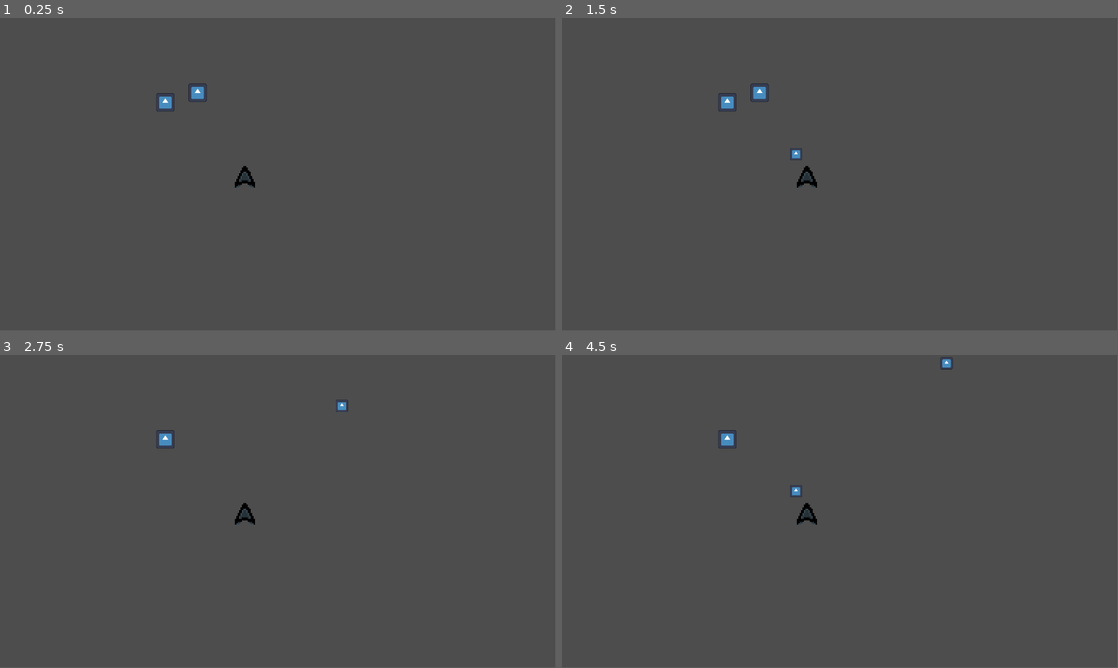
Above: before the commit, frames 1-4 (two rows, left to right).
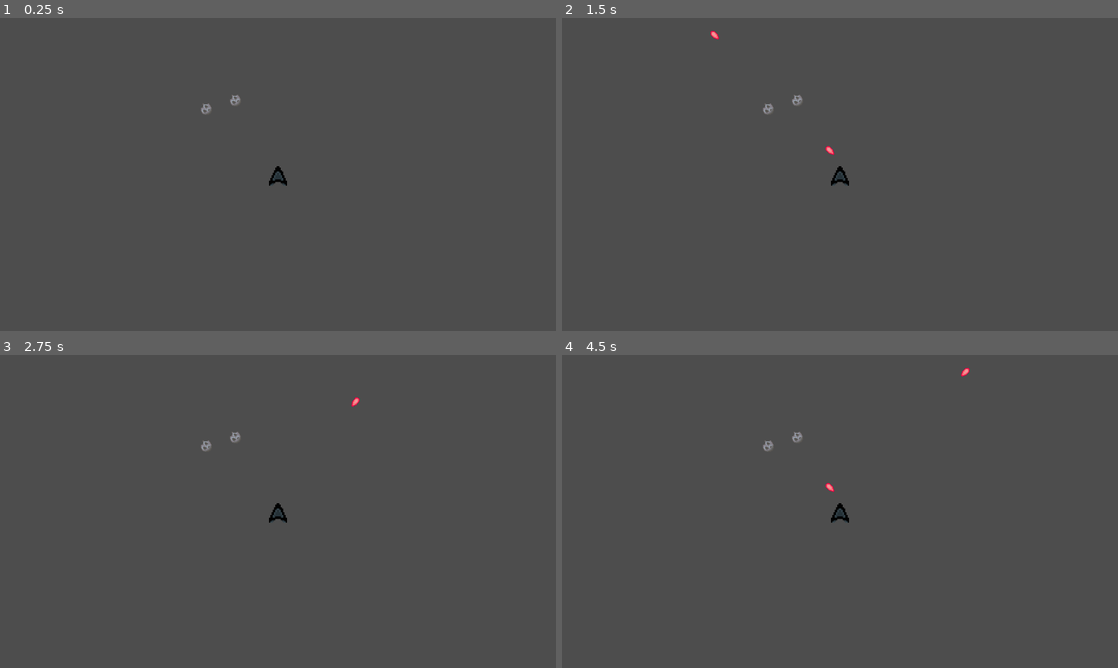
Above: after the commit, the same moments.

Repository: aenton89/deckship
Game: Godot game, scene res://scenes/main.tscn
The game is run twice, just before and just after one commit, with the same random seed, the same clock (stepped at 60 frames per second) and the same inputs. The engine's default icon, where the game draws it, is replaced by a stand-in: a white triangle on a blue panel in a dark square.
Inputs (mouse positions are in pixels of both pictures, inside the frame that each line leads up to):
- Up to frame 1 (0.25 s): no input
- Up to frame 2 (1.5 s): tap Enter at 0.5 s; move the mouse to (806, 174) at 0.52 s; tap 1 at 0.6 s; click (806, 174) at 0.67 s; tap 2 at 0.8, 1.35 s; tap Space at 1.25 s; move the mouse to (728, 190) at 1.27 s; click (728, 190) at 1.42 s
- Up to frame 3 (2.75 s): tap 1 at 1.55, 2.1 s; move the mouse to (333, 442) at 2.02 s; click (333, 442) at 2.17 s; tap 2 at 2.3 s
- Up to frame 4 (4.5 s): move the mouse to (812, 574) at 2.77 s; tap 2 at 2.85, 3.8, 4.35 s; click (812, 574) at 2.92 s; tap 1 at 3.05, 3.6 s; move the mouse to (1006, 558) at 3.52 s; click (1006, 558) at 3.67 s; move the mouse to (673, 464) at 4.27 s; click (673, 464) at 4.42 s
In our replay, the window is 799x449 before the commit and 800x450 after it. These sizes can differ from the game's own. Grey fills any space a smaller window leaves; there, only what the larger window draws over its background counts as a difference.

The runs differ from the first frame. In frame 1, 0.6% of the frame differs, in the area x 28-52%, y 20-55%; in frame 2, 0.7%, in the area x 26-52%, y 4-55%; in frame 3, 0.5%; in frame 4, 0.6%.

Commit message:
cleanup before coming back to work

Diff:
--- a/project.godot
+++ b/project.godot
@@ -19,6 +19,12 @@
 
 _global="*res://scritps/global.gd"
 
+[display]
+
+window/size/viewport_width=1280
+window/size/viewport_height=720
+
 [global_group]
 
 player=""
+destructable=""
--- a/scenes/bullet.tscn
+++ b/scenes/bullet.tscn
@@ -1,23 +1,27 @@
 [gd_scene load_steps=4 format=3 uid="uid://xgc080aq5ram"]
 
-[ext_resource type="Texture2D" uid="uid://bg28d7fqbw2vh" path="res://assets/icon.svg" id="1_mkf8s"]
 [ext_resource type="Script" uid="uid://j2cf6nns6nfb" path="res://scritps/bullet.gd" id="1_y25gk"]
+[ext_resource type="Texture2D" uid="uid://cfren1fuj5u2c" path="res://assets/bullet.png" id="2_y25gk"]
 
 [sub_resource type="RectangleShape2D" id="RectangleShape2D_mkf8s"]
-size = Vector2(126, 126)
+size = Vector2(40, 80)
 
 [node name="bullet" type="Area2D"]
 script = ExtResource("1_y25gk")
 metadata/_custom_type_script = "uid://j2cf6nns6nfb"
 
-[node name="CollisionShape2D" type="CollisionShape2D" parent="."]
-position = Vector2(1, -1)
-scale = Vector2(0.2, 0.2)
+[node name="bullet sprite" type="Sprite2D" parent="."]
+texture_filter = 1
+position = Vector2(0, 1)
+scale = Vector2(1.5, 1.5)
+texture = ExtResource("2_y25gk")
+
+[node name="collision shape" type="CollisionShape2D" parent="."]
+position = Vector2(6.85453e-07, 1)
+scale = Vector2(0.3, 0.3)
 shape = SubResource("RectangleShape2D_mkf8s")
 
-[node name="Icon" type="Sprite2D" parent="."]
-position = Vector2(1, -1)
-scale = Vector2(0.2, 0.2)
-texture = ExtResource("1_mkf8s")
+[node name="life time" type="Timer" parent="."]
 
 [connection signal="body_entered" from="." to="." method="_on_body_entered"]
+[connection signal="timeout" from="life time" to="." method="_on_life_timer_timeout"]
--- a/scenes/player.tscn
+++ b/scenes/player.tscn
@@ -1,27 +1,36 @@
-[gd_scene load_steps=3 format=3 uid="uid://2bbk1qjegcs4"]
+[gd_scene load_steps=4 format=3 uid="uid://2bbk1qjegcs4"]
 
 [ext_resource type="Script" uid="uid://bbq6o0cs6omi5" path="res://scritps/ship.gd" id="1_g2els"]
 [ext_resource type="Texture2D" uid="uid://dlp4yjuopowty" path="res://assets/ship.png" id="2_g2els"]
+[ext_resource type="Script" uid="uid://gd7nxm7ds0mv" path="res://scritps/hp_component.gd" id="3_qhqgy"]
 
-[node name="ship" type="RigidBody2D" groups=["player"]]
+[node name="ship" type="RigidBody2D" node_paths=PackedStringArray("hp") groups=["destructable", "player"]]
 input_pickable = true
 script = ExtResource("1_g2els")
+hp = NodePath("hp component")
 metadata/_custom_type_script = "uid://bbq6o0cs6omi5"
+
+[node name="ship sprite" type="Sprite2D" parent="."]
+texture_filter = 1
+position = Vector2(0, 5)
+scale = Vector2(3, 3)
+texture = ExtResource("2_g2els")
 
 [node name="collision shape" type="CollisionPolygon2D" parent="."]
 position = Vector2(0.5, 5.5)
 scale = Vector2(2, 2)
 polygon = PackedVector2Array(-1.75, -12.25, -3.25, -10.75, -4.75, -7.75, -7.75, -1.75, -10.75, 4.25, -10.75, 10.25, 10.25, 10.25, 10.25, 4.25, 7.25, -1.75, 4.25, -7.75, 2.75, -10.75, 1.25, -12.25)
 
-[node name="sprite" type="Sprite2D" parent="."]
-texture_filter = 1
-position = Vector2(0, 5)
-scale = Vector2(3, 3)
-texture = ExtResource("2_g2els")
+[node name="shooting marker" type="Marker2D" parent="."]
+position = Vector2(0, -32)
+gizmo_extents = 4.0
 
-[node name="shooting marker" type="Marker2D" parent="."]
-position = Vector2(0, -19)
-gizmo_extents = 4.0
+[node name="hp component" type="Node" parent="."]
+script = ExtResource("3_qhqgy")
+metadata/_custom_type_script = "uid://gd7nxm7ds0mv"
+
+[node name="camera man" type="Camera2D" parent="."]
+position_smoothing_enabled = true
 
 [connection signal="mouse_entered" from="." to="." method="_on_mouse_entered"]
 [connection signal="mouse_exited" from="." to="." method="_on_mouse_exited"]
--- a/scenes/rock.tscn
+++ b/scenes/rock.tscn
@@ -1,17 +1,25 @@
-[gd_scene load_steps=4 format=3 uid="uid://c5otxn8jswrwk"]
+[gd_scene load_steps=5 format=3 uid="uid://c5otxn8jswrwk"]
 
-[ext_resource type="Texture2D" uid="uid://bg28d7fqbw2vh" path="res://assets/icon.svg" id="1_1di36"]
 [ext_resource type="Script" uid="uid://baa2h0doffex3" path="res://scritps/rock.gd" id="1_mek2u"]
+[ext_resource type="Texture2D" uid="uid://cy45qrte7tapy" path="res://assets/rock.png" id="2_872ht"]
+[ext_resource type="Script" uid="uid://gd7nxm7ds0mv" path="res://scritps/hp_component.gd" id="4_p2d0s"]
 
 [sub_resource type="RectangleShape2D" id="RectangleShape2D_mek2u"]
+size = Vector2(13, 13.5)
 
-[node name="rock" type="RigidBody2D"]
+[node name="rock" type="RigidBody2D" groups=["destructable"]]
 script = ExtResource("1_mek2u")
 
-[node name="CollisionShape2D" type="CollisionShape2D" parent="."]
+[node name="rock sprite" type="Sprite2D" parent="."]
+texture_filter = 1
+texture = ExtResource("2_872ht")
+
+[node name="rock collision shape" type="CollisionShape2D" parent="."]
+position = Vector2(0, 0.5)
 scale = Vector2(2, 2)
 shape = SubResource("RectangleShape2D_mek2u")
 
-[node name="Icon" type="Sprite2D" parent="."]
-scale = Vector2(0.3, 0.3)
-texture = ExtResource("1_1di36")
+[node name="hp component" type="Node" parent="."]
+script = ExtResource("4_p2d0s")
+max_health = 20.0
+metadata/_custom_type_script = "uid://gd7nxm7ds0mv"
--- /dev/null
+++ b/scenes/rock_randomizer.tscn
@@ -0,0 +1,12 @@
+[gd_scene load_steps=2 format=3 uid="uid://dck7rit32cs1o"]
+
+[ext_resource type="Script" uid="uid://b26nctp0vhsal" path="res://scritps/rock_randomizer.gd" id="1_ywwje"]
+
+[node name="rock randomizer" type="Node2D"]
+script = ExtResource("1_ywwje")
+size = null
+density = null
+initial_iterations = null
+
+[node name="output sprite" type="Sprite2D" parent="."]
+position = Vector2(645, 291)
--- a/scritps/bullet.gd
+++ b/scritps/bullet.gd
@@ -1,8 +1,7 @@
 extends Area2D
-class_name bullet
+class_name Bullet
 
 ### TODO:
-# bouncing system - one bounce per bullet if the body it hit wasn't destroyed
 # constructor that sets speed and dmg
 #
 
@@ -14,21 +13,59 @@
 ## onready variables
 # specifies if bullet should bounce after collision
 @onready var bounce: bool = true
+# time on earth (pray)
+@onready var life_timer: Timer = $"life time"
+
+## export variables
 # specifies bullet statistics
-@onready var speed: float = 500.0
-@onready var dmg: float = 10.0
+@export var speed: float = 500.0
+@export var dmg: float = 10.0
+# life time of bullet
+@export var life_span: float = 3.0
+
 
 
 ### FUNCTIONS
+## premade function
+func _ready() -> void:
+	life_timer.one_shot = true
+	life_timer.start(life_span)
+
 func _physics_process(delta: float) -> void:
 	position += speed * direction * delta
 
-# na trafienie czegokolwiek (nawet siebie) zadać obrażenia
-# jeśli tamto coś nie zostanie zniszczone, to odbijamy pocisk (tylko 1 odbicie, nie więcej
+
+## signal handlers
+# na trafienie czegokolwiek (nawet siebie) zadać obrażenia; jeśli tamto coś nie zostanie zniszczone, to odbijamy pocisk (tylko 1 odbicie, nie więcej)
 func _on_body_entered(body: Node2D) -> void:
-	if body.get_parent().is_in_group("player") or body.is_in_group("player"):
-		pass
+	var hp_component: HPComponent
+
+	# ogarniamy HPComponent tego w co trafiliśmy
+	for child in body.get_children():
+		if child is HPComponent:
+			hp_component = child
+			break
+
+	# zadajemy obrażenia
+	if hp_component != null:
+		hp_component.damage(dmg)
+
+	# jeśli już zniszczyliśmy obiekt
+	if hp_component.health <= 0:
+		queue_free()
+		return
+
+	# jeśli 1. raz coś trafimy i trafiony obiekt przeżył
+	if bounce:
+		var collision_normal = (global_position - body.global_position).normalized()
+		direction = direction.bounce(collision_normal)
+
+		rotation = direction.angle() + PI/2
+
+		bounce = false
 	else:
-		# na trafienie przeciwnika zadajemy mu dmg,
-		body.queue_free()
 		queue_free()
+
+# pocisk nie może istnieć w nieskończoność
+func _on_life_timer_timeout() -> void:
+	queue_free()
--- a/scritps/global.gd
+++ b/scritps/global.gd
@@ -7,6 +7,5 @@
 # menu
 #
 
-
 # test purposes
-var x = 3
+var game_paused: bool = false
--- /dev/null
+++ b/scritps/hp_component.gd
@@ -0,0 +1,26 @@
+extends Node
+class_name HPComponent
+
+### TODO:
+# analogicznie AttackComponent oraz HitboxComponent (czy na pewno potrzebne???)
+# zamienić w damage amount: float na attack: AttackComponent
+# youtube.com/watch?v=74y6zWZfQKk
+#
+
+### VARIABLES
+## export variables
+@export var max_health: float = 100.0
+
+## onready variables
+@onready var health: float = max_health
+
+
+
+### FUNCTIONS
+## my functions
+func damage(amount: float) -> void:
+	health -= amount
+	print("health: ", health)
+
+	if health <= 0:
+		get_parent().queue_free()
--- a/scritps/rock.gd
+++ b/scritps/rock.gd
@@ -1,14 +1,15 @@
 extends RigidBody2D
-class_name rock
+class_name Rock
 
 ### TODO:
 # random spawning of rocks
-# randomized if they move or not and direction of movement
+# randomized if they move or not, direction of movement, rotation
 #
 
 ### VARIABLES
 
 
 ### FUNCTIONS
+## premade functions
 func _ready() -> void:
 	set_gravity_scale(0.0)
--- /dev/null
+++ b/scritps/rock_randomizer.gd
@@ -0,0 +1,127 @@
+extends Node2D
+
+### TODO:
+#
+
+### VARIABLES
+## onready variables
+# zamiana obrazu perlin noise na teksture
+@onready var noise_texture: ImageTexture = ImageTexture.create_from_image(generate_perlin_noise_image(512, 512))
+# do wyświetlania na ekranie
+@onready var output_sprite: Sprite2D = $"output sprite"
+# zawiera cały ten grid
+@onready var noise_grid: Array = []
+
+## export variables
+@export var size: int = 256
+@export var density: int = 60
+@export var initial_iterations: int = 2
+
+
+
+### FUNCTIONS
+## premade functions
+func _ready():
+	#output_sprite.texture = noise_texture
+
+	randomize()
+	noise_grid = make_noise_grid(density, size)
+	noise_grid = apply_cellular_automaton(noise_grid, initial_iterations)
+	output_sprite.texture = make_texture_from_grid(noise_grid)
+
+func _input(event):
+	if event is InputEventKey and event.pressed and not event.echo:
+		match event.keycode:
+			KEY_1:
+				noise_grid = apply_cellular_automaton(noise_grid, 1)
+				output_sprite.texture = make_texture_from_grid(noise_grid)
+			KEY_2:
+				noise_grid = make_noise_grid(density, size)
+				output_sprite.texture = make_texture_from_grid(noise_grid)
+
+
+### my functions
+## generuje perlin noise
+#func generate_perlin_noise_image(width: int, height: int) -> Image:
+	#var noise = FastNoiseLite.new()
+	#noise.noise_type = FastNoiseLite.TYPE_PERLIN
+	#noise.seed = randi()
+	## im mniejsza wartość tym większe "wzorki"
+	#noise.frequency = 0.05
+	#
+	#var img = Image.create(width, height, false, Image.FORMAT_RGB8)
+	#
+	#for y in range(height):
+		#for x in range(width):
+			#var n = noise.get_noise_2d(x, y)
+			## skala z [-1, 1] na [0, 1]
+			#n = (n + 1.0) * 0.5
+			#img.set_pixel(x, y, Color(n, n, n))
+	#
+	#return img
+
+
+
+### Z PORADNIKA
+func make_noise_grid(density: float, size: float) -> Array:
+	var noise_grid := []
+	var rand = RandomNumberGenerator.new()
+	rand.randomize()
+
+	for i in range(size):
+		var row := []
+		for j in range(size):
+			if rand.randi_range(1, 100) > density:
+				row.append(0)
+			else:
+				row.append(1)
+		noise_grid.append(row)
+
+	return noise_grid
+
+func apply_cellular_automaton(grid: Array, iterations: int) -> Array:
+	var size = grid.size()
+
+	for i in range(iterations):
+		var temp_grid = grid.duplicate(true)
+
+		for y in range(1, size - 1):
+			for x in range(1, size - 1):
+				var neighbor_wall_count = 0
+
+				for ny in range(y - 1, y + 2):
+					for nx in range(x - 1, x + 2):
+						if ny == y and nx == x:
+							continue
+						if is_within_bounds(nx, ny, size):
+							if temp_grid[ny][nx] == 1:
+								neighbor_wall_count += 1
+						else:
+							neighbor_wall_count += 1
+
+				if neighbor_wall_count > 4:
+					grid[y][x] = 0
+				else:
+					grid[y][x] = 1
+
+	return grid
+
+func is_within_bounds(x: int, y: int, size: int) -> bool:
+	return x >= 0 and x < size and y >= 0 and y < size
+
+
+## spoza filmiku
+func make_texture_from_grid(grid: Array) -> ImageTexture:
+	var size_x = grid.size()
+	var size_y = grid[0].size()
+
+	var img = Image.create(size_x, size_y, false, Image.FORMAT_RGB8)
+
+	for y in range(size_y):
+		for x in range(size_x):
+			var value = grid[x][y]
+			var color = Color.WHITE if value == 1 else Color.BLACK
+			img.set_pixel(x, y, color)
+
+	var tex = ImageTexture.create_from_image(img)
+	return tex
--- a/scritps/ship.gd
+++ b/scritps/ship.gd
@@ -1,5 +1,5 @@
 extends RigidBody2D
-class_name ship
+class_name Ship
 
 ### TODO:
 # health, damage system
@@ -24,20 +24,18 @@
 @onready var rotate_to_mouse: bool = false
 # shooting vars
 @onready var shoot_force: Vector2 = Vector2.ZERO
-# hp vars
-@onready var hp: float = hp_max
 
 ## export variables
 # shooting vars
 @export var shooting_angle: float = PI/4
-# hp vars
-@export var hp_max: float = 100.0
 # rotation vars
 @export var rotate_speed: float = 5.0
-
+# hp component
+@export var hp: HPComponent
 
 
 ### FUNCTIONS
+## premade functions
 func _ready() -> void:
 	set_gravity_scale(0.0)
 
@@ -60,7 +58,6 @@
 		var rotate_step = clamp(angle_diff, -max_step, max_step)
 		rotate(rotate_step)
 
-
 func _input(event: InputEvent) -> void:
 	if event is InputEventMouseButton:
 		if event.button_index == MOUSE_BUTTON_LEFT:
@@ -74,7 +71,6 @@
 				was_lmb_pressed = false
 			elif event.pressed and not is_mouse_inside:
 				print("fire!")
-				print(_global.x)
 				shoot()
 
 		if event.button_index == MOUSE_BUTTON_RIGHT:
@@ -86,24 +82,27 @@
 				rotate_to_mouse = false
 
 
+## signal handlers
 func _on_mouse_entered() -> void:
 	is_mouse_inside = true
-	#print("mouse entered")
 
 func _on_mouse_exited() -> void:
 	is_mouse_inside = false
-	#print("mouse exited")
 
 
+## my functions
 func shoot() -> void:
 	var dir = (get_global_mouse_position() - global_position).normalized()
 	var angle = normal.angle_to(dir)
-	var bt: bullet = bllt.instantiate()
+	var bt: Bullet = bllt.instantiate()
 
 	# ograniczenie kąta strzału
 	if abs(angle) > shooting_angle:
 		var bounded_angle = sign(angle) * shooting_angle
 		dir = normal.rotated(bounded_angle)
+
+	# obrót pocisku żeby pasował do strzału
+	bt.rotate(dir.angle() + PI/2)
 
 	bt.direction = dir
 	bt.global_position = marker.global_position
Binary file added: assets/bullet.png
Not shown, added: assets/bullet.png.import
Binary file added: assets/rock.png
Not shown, added: assets/rock.png.import
Not shown, removed: scritps/bullet.gd.uid
Not shown, removed: scritps/global.gd.uid
Not shown, removed: scritps/rock.gd.uid
Not shown, removed: scritps/ship.gd.uid
Not shown, changed: .gitignore
Not shown, removed: scenes/player.tscn1369507917.tmp
Not shown, removed: scenes/player.tscn498230601.tmp
Not shown, removed: scenes/player.tscn503017353.tmp
